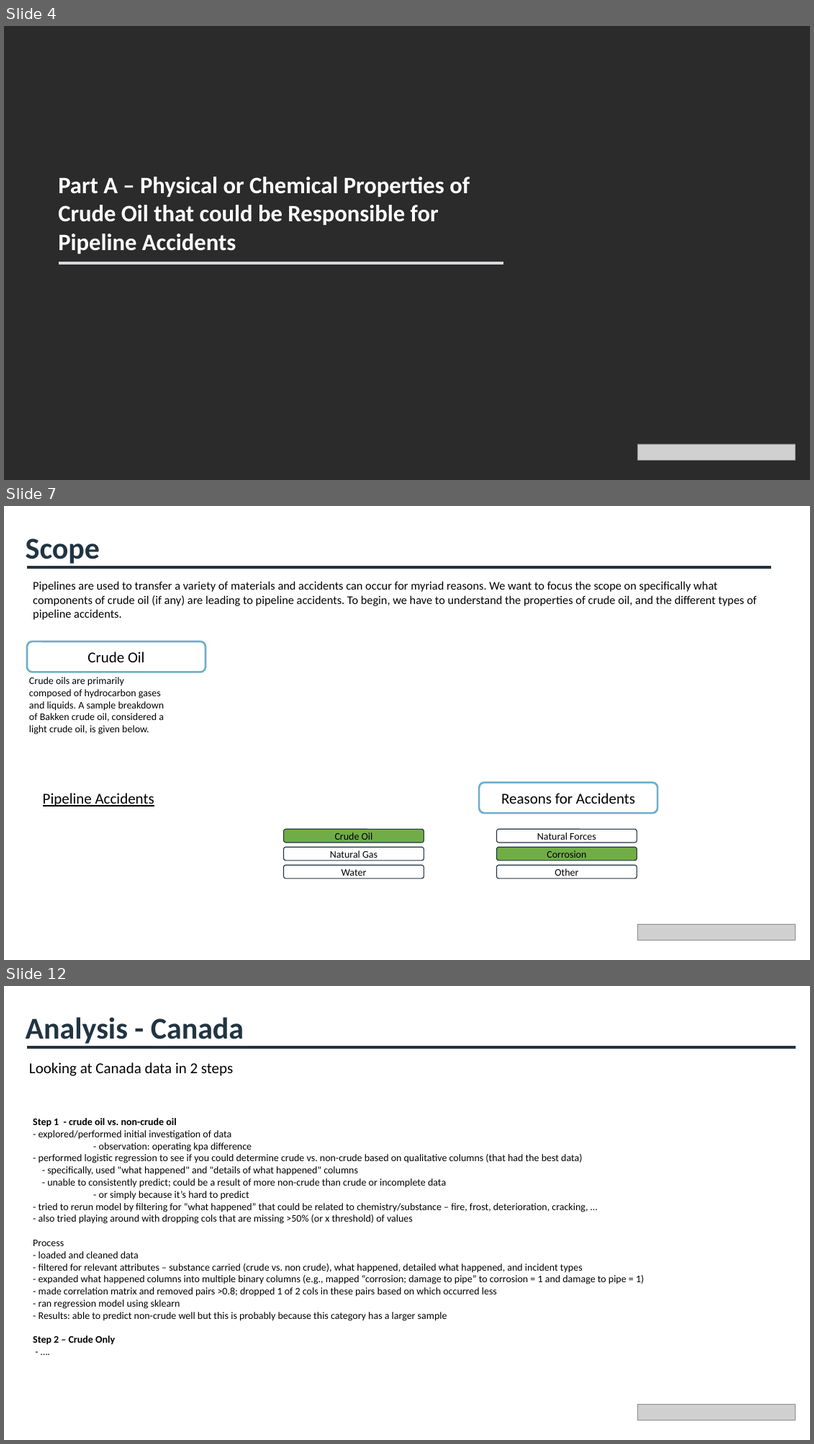
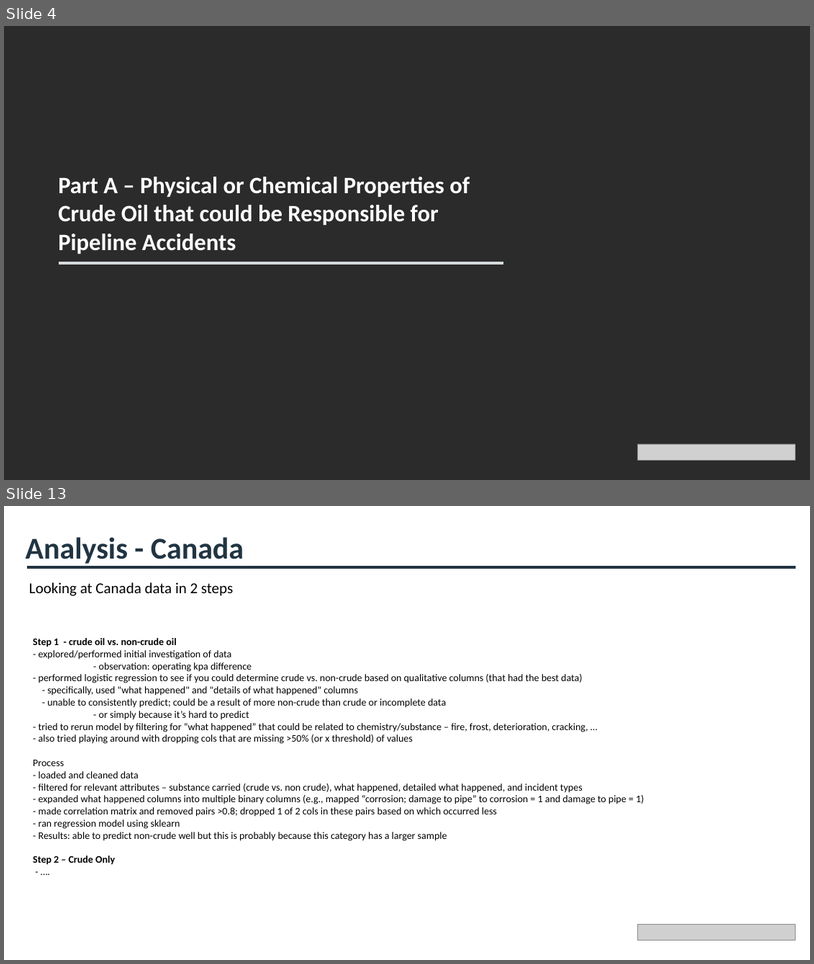
Before and after one commit to cameronmackinnon/crude_oil_accidents, a slide deck: presentations/Pipeline Accidents Presentation v0.pptx. Shown one above the other, each under a label of ours: slides 4, 7 and 12 before the commit, slides 4 and 13 after it; the slides between them are not shown. The pictures are 814x1444 and 814x964 pixels, drawn with LibreOffice and Linux fonts; fonts in the diff are those of the drawing; grey boxes stand for pictures; background and template pictures are left out; a plain dark background stands for a picture behind light text. Boxes give left, top, right and bottom in pixels: in the first picture for what was removed or moved away, otherwise in the second. Text is boxed around its words. In the diff, an @@ line names an element or a change of style, - is before the commit and + after.

```diff
--- a/presentations/Pipeline Accidents Presentation v0.pptx
+++ b/presentations/Pipeline Accidents Presentation v0.pptx
@@ slide 7 removed at [4, 506, 810, 960], background #FFFFFF @@
@@ text removed at [26, 538, 100, 564] @@
-Scope
@@ line removed from (27, 567) to (772, 567) @@
@@ text removed at [33, 581, 757, 620] @@
-Pipelines are used to transfer a variety of materials and accidents can occur for myriad reasons. We want to focus the scope on specifically what components of crude oil (if any) are leading to pipeline accidents. To begin, we have to understand the properties of crude oil, and the different types of pipeline accidents.
@@ rounded rectangle removed at [27, 641, 206, 672] @@
-Crude Oil
@@ text removed at [29, 677, 165, 734] @@
-Crude oils are primarily composed of hydrocarbon gases and liquids. A sample breakdown of Bakken crude oil, considered a light crude oil, is given below.
@@ rounded rectangle removed at [479, 782, 658, 813] @@
-Reasons for Accidents
@@ text removed at [43, 793, 154, 806] @@
-Pipeline Accidents
@@ rounded rectangle removed at [284, 829, 424, 842] @@
-Crude Oil
@@ rounded rectangle removed at [497, 829, 638, 842] @@
-Natural Forces
@@ rounded rectangle removed at [284, 847, 424, 860] @@
-Natural Gas
@@ rounded rectangle removed at [497, 847, 638, 860] @@
-Corrosion
@@ rounded rectangle removed at [284, 865, 424, 878] @@
-Water
@@ rounded rectangle removed at [497, 865, 638, 878] @@
-Other
@@ picture removed at [638, 924, 797, 939] @@
@@ what was slide 12 is now slide 13 @@
```
Also in this commit, not shown: 4 slides changed, 8 slides added, 6 other slides removed, 3 other files.
